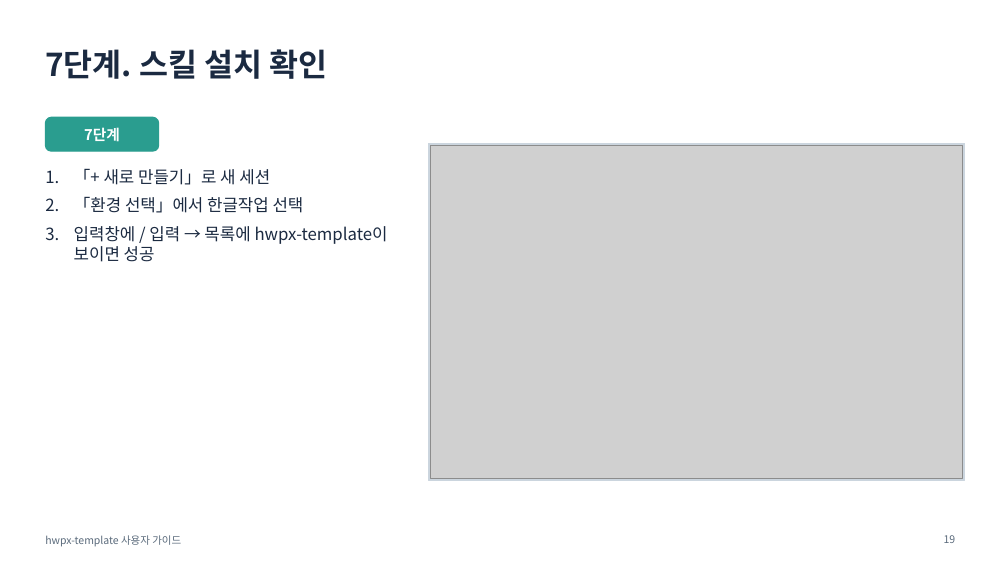
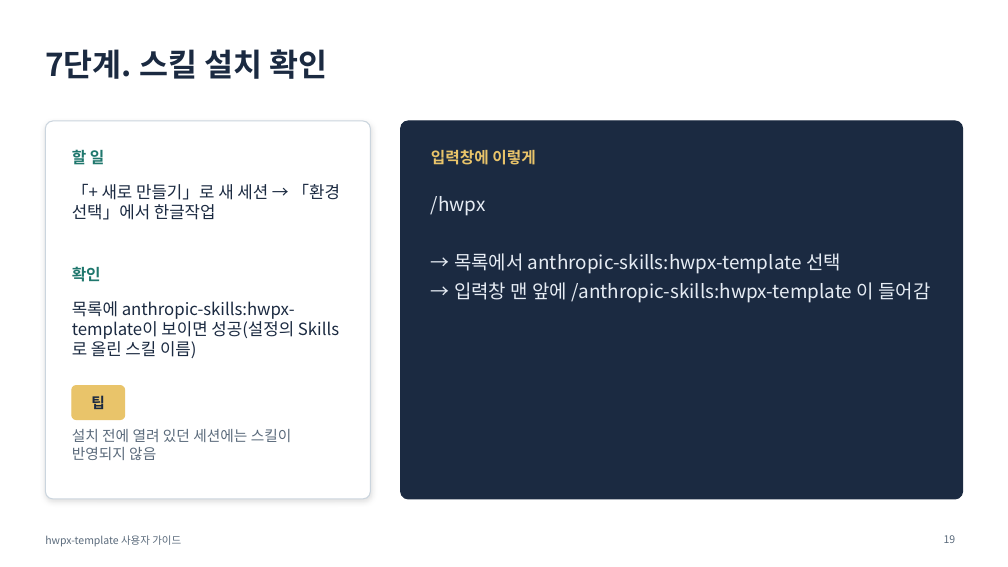
Before and after one commit to emilyJ7/hwpx-template-public, a slide deck: slide 19 of docs/사용자가이드.pptx. Drawn at 1008x567 pixels with LibreOffice and Linux fonts; fonts in the diff are those of the drawing; grey boxes stand for pictures. Boxes give left, top, right and bottom in pixels: in the first picture for what was removed or moved away, otherwise in the second. Text is boxed around its words. In the diff, an @@ line names an element or a change of style, - is before the commit and + after.

```diff
--- a/docs/사용자가이드.pptx
+++ b/docs/사용자가이드.pptx
@@ rounded rectangle resized from (x1=45, y1=117, x2=159, y2=151) to (x1=45, y1=121, x2=371, y2=499) @@
@@ rounded rectangle at (x1=45, y1=121, x2=371, y2=499): fill #2A9D8F to #FFFFFF; outline #2A9D8F 1 pt to #CBD5DE 1 pt; shadow on; proportions changed @@
@@ text added at (x1=72, y1=147, x2=104, y2=168), 15 pt, text #1F776D, bold @@
+할 일
@@ text removed at (x1=84, y1=127, x2=120, y2=142) @@
-7단계
@@ rounded rectangle added at (x1=401, y1=121, x2=963, y2=499), fill #1B2A41, outline #1B2A41 1 pt @@
@@ rectangle removed at (x1=429, y1=144, x2=965, y2=481) @@
@@ picture removed at (x1=431, y1=146, x2=963, y2=479) @@
@@ text added at (x1=431, y1=149, x2=535, y2=165), 15 pt, text #E9C46A, bold @@
+입력창에 이렇게
@@ text at (x1=72, y1=183, x2=340, y2=220): text changed @@
-1. 「+ 새로 만들기」로 새 세션
-2. 「환경 선택」에서 한글작업 선택
-3. 입력창에 / 입력 → 목록에 hwpx-template이 보이면 성공
+「+ 새로 만들기」로 새 세션 → 「환경 선택」에서 한글작업
@@ text added at (x1=431, y1=196, x2=930, y2=303), 18 pt, text #E6ECF4 @@
+/hwpx
+→ 목록에서 anthropic-skills:hwpx-template 선택
+→ 입력창 맨 앞에 /anthropic-skills:hwpx-template 이 들어감
@@ text added at (x1=72, y1=266, x2=101, y2=282), 15 pt, text #1F776D, bold @@
+확인
@@ text added at (x1=72, y1=301, x2=295, y2=358), 16 pt, text #1B2A41 @@
+목록에 anthropic-skills:hwpx-template이 보이면 성공(설정의 Skills로 올린 스킬 이름)
@@ rounded rectangle added at (x1=72, y1=386, x2=125, y2=420), fill #E9C46A, outline #E9C46A 1 pt @@
@@ text added at (x1=91, y1=395, x2=105, y2=409), 14 pt, text #1B2A41, bold @@
+팁
@@ text added at (x1=72, y1=429, x2=292, y2=460), 14 pt, text #5B6B7C @@
+설치 전에 열려 있던 세션에는 스킬이 반영되지 않음
```
Also in this commit, not shown: 4 other slides changed, 10 other files.
